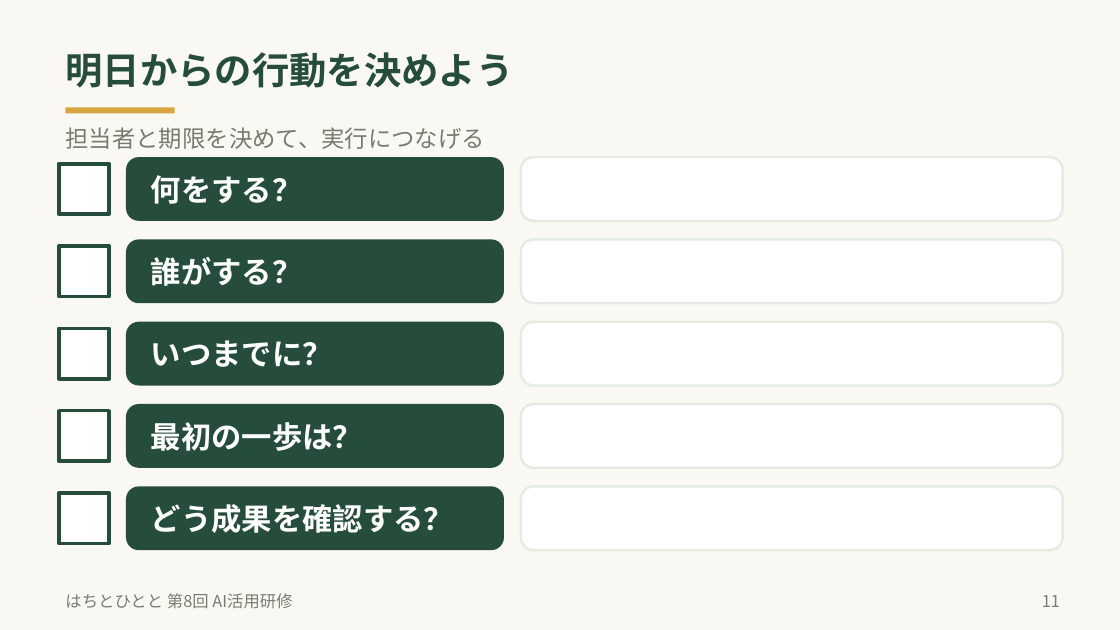
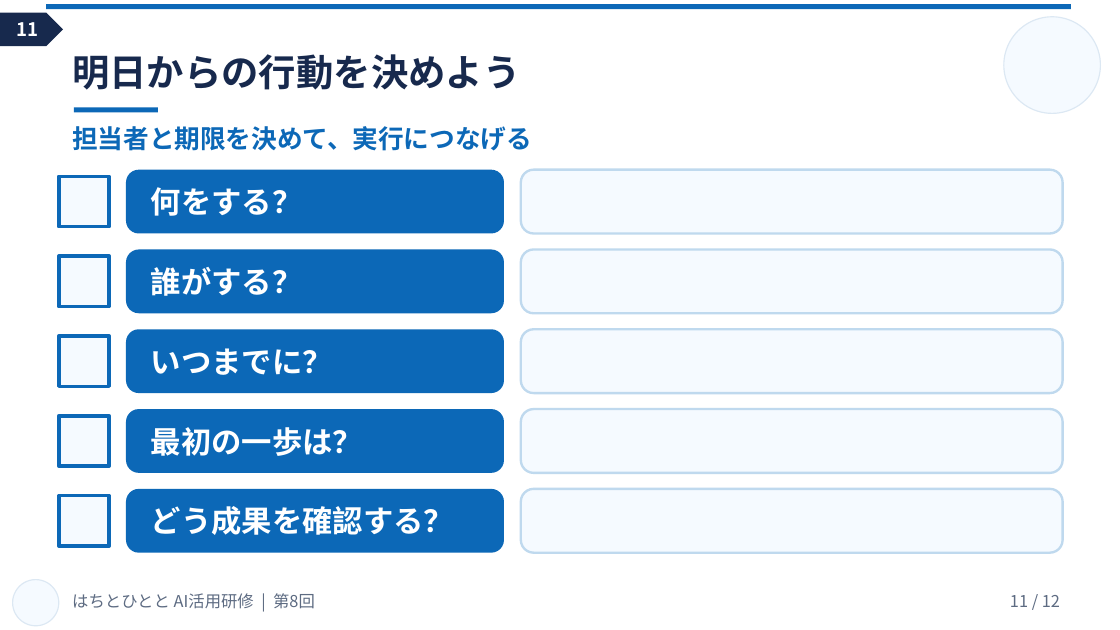
Before and after one commit to keisukegent/hachitohitoto, a slide deck: slide 11 of はちとひとと_第8回_AI販売データ分析研修.pptx. Drawn at 1120x630 pixels with LibreOffice and Linux fonts; fonts in the diff are those of the drawing. Boxes give left, top, right and bottom in pixels: in the first picture for what was removed or moved away, otherwise in the second. Text is boxed around its words. In the diff, an @@ line names an element or a change of style, - is before the commit and + after.

```diff
--- a/はちとひとと_第8回_AI販売データ分析研修.pptx
+++ b/はちとひとと_第8回_AI販売データ分析研修.pptx
@@ background #FAF8F3 to #FFFFFF @@
@@ pentagon arrow added at bbox=[0, 13, 63, 46], fill #17294D, 16 pt, text #FFFFFF, bold @@
+11
@@ rectangle added at bbox=[46, 4, 1071, 9], fill #0C68B7 @@
@@ ellipse added at bbox=[1004, 17, 1101, 113], fill #F5FAFF, outline #DCE8F3 1 pt @@
@@ text "明日からの行動を決めよう": place and size @@
-text "明日からの行動を決めよう" at bbox=[65, 52, 513, 88]
+text "明日からの行動を決めよう" at bbox=[72, 54, 520, 90]
@@ text "明日からの行動を決めよう" at bbox=[72, 54, 520, 90]: text colour #264D3C to #17294D @@
@@ text "担当者と期限を決めて、実行につなげる": place and size @@
-text "担当者と期限を決めて、実行につなげる" at bbox=[65, 127, 485, 149]
+text "担当者と期限を決めて、実行につなげる" at bbox=[72, 126, 532, 151]
@@ text "担当者と期限を決めて、実行につなげる" at bbox=[72, 126, 532, 151]: size 20 to 22 pt, text colour #7A7A72 to #0C68B7, bold on @@
@@ rectangle: place and size @@
-rectangle at bbox=[66, 108, 175, 113]
+rectangle at bbox=[74, 108, 158, 113]
@@ rectangle at bbox=[74, 108, 158, 113]: fill #D8A542 to #0C68B7 @@
@@ 2 rounded rectangles, 2 rectangles: place and size @@
-2 rounded rectangles, 2 rectangles at bbox=[59, 164, 1063, 303]
+2 rounded rectangles, 2 rectangles at bbox=[59, 176, 1063, 313]
@@ fill #FFFFFF to #F5FAFF; outline #264D3C 3 pt to #0C68B7 3 pt in 5 elements at bbox=[59, 496, 109, 546], bbox=[59, 416, 109, 466], bbox=[59, 336, 109, 386], bbox=[59, 256, 109, 307], bbox=[59, 176, 109, 227] @@
@@ fill #264D3C to #0C68B7 in 5 elements at bbox=[126, 489, 504, 553], bbox=[126, 409, 504, 473], bbox=[126, 329, 504, 393], bbox=[126, 250, 504, 313], bbox=[126, 170, 504, 234] @@
@@ rounded rectangle "何をする？": place and size @@
-rounded rectangle "何をする？" at bbox=[126, 157, 504, 221]
+rounded rectangle "何をする？" at bbox=[126, 170, 504, 234]
@@ rounded rectangle: place and size @@
-rounded rectangle at bbox=[521, 157, 1063, 221]
+rounded rectangle at bbox=[521, 170, 1063, 234]
@@ fill #FFFFFF to #F5FAFF; outline #E3EBE2 2 pt to #BFD9EE 2 pt in 5 elements at bbox=[521, 489, 1063, 553], bbox=[521, 409, 1063, 473], bbox=[521, 329, 1063, 393], bbox=[521, 250, 1063, 313], bbox=[521, 170, 1063, 234] @@
@@ 4 rounded rectangles, 2 rectangles: place and size @@
-4 rounded rectangles, 2 rectangles at bbox=[59, 322, 1063, 468]
+4 rounded rectangles, 2 rectangles at bbox=[59, 329, 1063, 473]
@@ ellipse added at bbox=[13, 580, 59, 626], fill #F5FAFF, outline #DCE8F3 1 pt @@
@@ text at bbox=[72, 593, 315, 609]: text changed; text colour #7A7A72 to #5D6B82 @@
-はちとひとと 第8回 AI活用研修
+はちとひとと AI活用研修 | 第8回
@@ page number at bbox=[1010, 595, 1060, 607]: text changed; text colour #7A7A72 to #5D6B82 @@
-11
+11 / 12
```
Also in this commit, not shown: 11 other slides changed, 2 other files.
